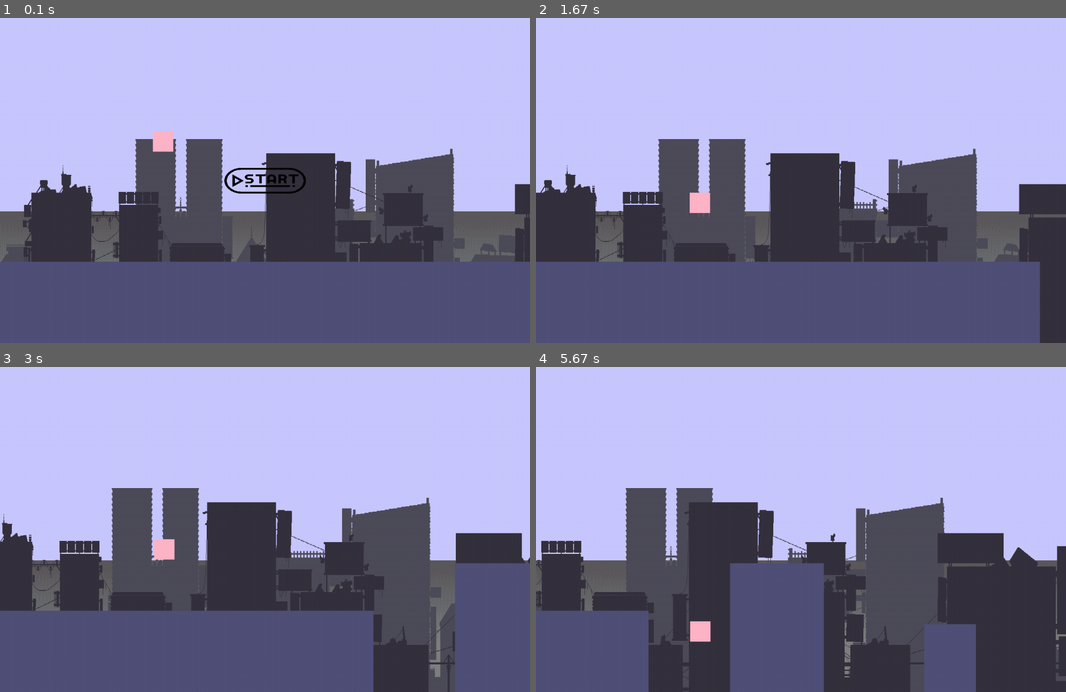
Above: before the commit, frames 1-4 (two rows, left to right).
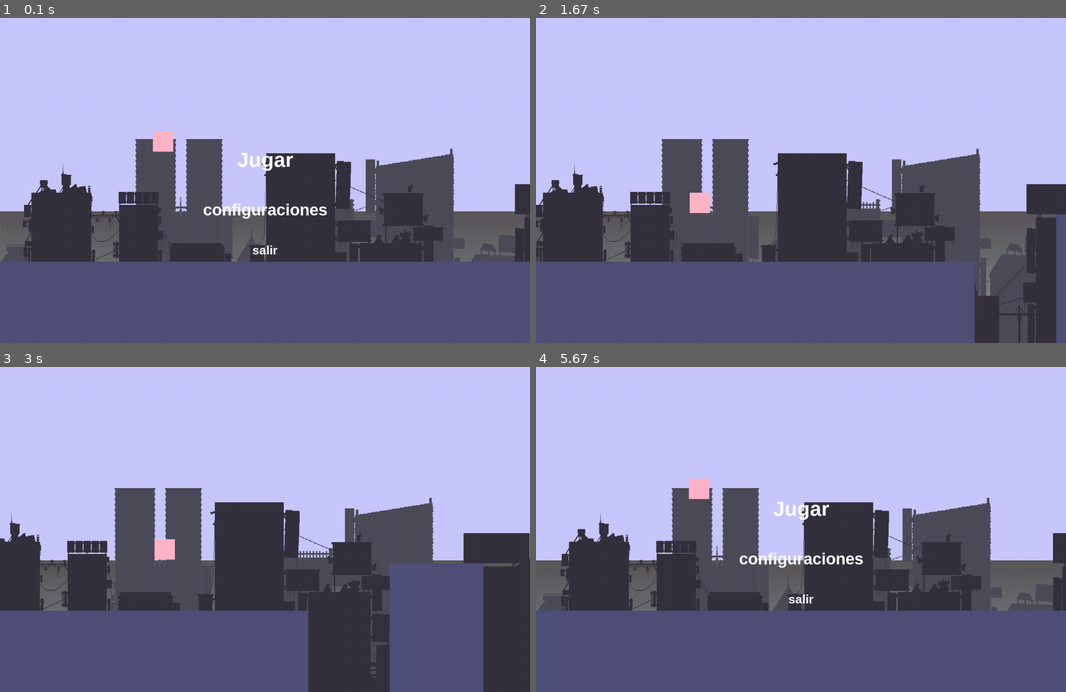
Above: after the commit, the same moments.

Repository: betra0/pygame3
Game: pygame game, started from main.py
Two runs of this game, one before a commit and one after it. Both use one fixed random seed, a clock stepped at 60 frames per second and the inputs below.
Inputs (mouse positions are in pixels of both pictures, inside the frame that each line leads up to):
- Up to frame 1 (0.1 s): no input
- Up to frame 2 (1.67 s): press the mouse at (801, 157) at 0.37 s; move the mouse to (716, 209) at 0.47 s; release the mouse at (636, 258) at 0.6 s; tap Esc at 0.67 s; press the mouse at (801, 200) at 1.03 s; move the mouse to (763, 200) at 1.13 s; release the mouse at (732, 203) at 1.27 s; hold D from 1.33 s (still down); move the mouse to (679, 115) at 1.37 s; tap Space at 1.4 s
- Up to frame 3 (3 s): tap Space at 1.7, 2.23, 2.53, 2.73 s; release D at 1.8 s; hold D 2.17-2.63 s; hold A from 2.67 s (still down)
- Up to frame 4 (5.67 s): tap Space at 3.03, 3.3, 3.6, 4.13, 4.43 s; release A at 3.2 s; hold A 3.23-3.63 s; hold D 4.07-4.7 s

The runs differ from the first frame. In frame 1, 1.2% of the frame differs, in the area x 38-62%, y 41-73%; in frame 2, 8.3%; in frame 3, 15%; in frame 4, 35%, in the area x 0-100%, y 34-100%.

Commit message:
agrege la clase texto1 que permite generar texto de manera eficiente y a las ves usarlo como botones, y mejore layer.py

Diff:
--- a/botones.py
+++ b/botones.py
@@ -2,25 +2,93 @@
 import pygame
 from clasespy import objetopy
 import os
-dir = "sprites/"
 
-class Boton_play(objetopy):
+
+class Botones(objetopy):
+    def __init__(self,  x, y):
+        super().__init__(x, y)
+
+        self.boton_pressed = False
+
+    def initimage(self, dir, nameimage, tamaño):
+        imagen_path = os.path.join(dir, nameimage)  # Unir el directorio con el nombre del archivo
+        self.image = pygame.image.load(imagen_path).convert_alpha()
+        self.image = pygame.transform.scale(self.image, (tamaño*2, tamaño*2))
+
+        #nuevo_ancho = self.image.get_width() * tamaño
+        #nuevo_alto = self.image.get_height() * tamaño
+        #self.image = pygame.transform.smoothscale(self.image, (nuevo_ancho, nuevo_alto))
+
+    def botonpresionado(self):
+        return self.boton_pressed
+    def detectarclik(self):
+        mauscliks = pygame.mouse.get_pressed()  # Obtiene el estado de los botones del ratón
+
+        if mauscliks[0] and self.rect.collidepoint(pygame.mouse.get_pos()):
+            self.boton_pressed = True
+        else:
+            self.boton_pressed = False
+
+
+class Boton_play(Botones):
     def __init__(self,  x, y, tamaño):
         super().__init__(x, y)
-        ancho_p = 4
-        alto_p = 3
-        ancho_p, alto_p = ancho_p* tamaño, alto_p* tamaño
-        imagen_path = os.path.join(dir, "botonplay1.png")  # Unir el directorio con el nombre del archivo
-        self.image = pygame.image.load(imagen_path).convert_alpha()
-        self.image = pygame.transform.scale(self.image, (ancho_p, alto_p))
+        self.initimage("sprites/", "botonplay1.png", tamaño)
         self.initrect()
 
-        self.botonpresionado = False
+    def update(self):
+        self.detectarclik()
+
+class texto1(Botones):
+    def __init__(self,  x, y, tamaño, contenido, color =(255, 255, 255),
+             isboton = False, animacion = False ):
+        super().__init__(x, y)
+        self.isboton = isboton
+        self.animacion = animacion
+
+        self.fondo_transparente = False
+        self.color = color
+        self.tamaño = tamaño
+        self.contenido = contenido
+        self.trasparencia =40
+        self.actualizar_texto(contenido)  # Llama a la función para crear el texto
+
+
+    def actualizar_texto(self, contenido):
+        font = pygame.font.SysFont("Arial", self.tamaño, True, False)
+
+        if self.fondo_transparente:
+            texto_superficie = font.render(contenido, True, self.color)
+            image = pygame.Surface((texto_superficie.get_width(), texto_superficie.get_height()), pygame.SRCALPHA)
+            image.fill((0, 0, 0, self.trasparencia))
+
+            # Superponer la superficie de texto en la parte superior del fondo semitransparente
+            image.blit(texto_superficie, (0, 0))
+        else:
+            image = font.render(contenido, True, self.color)  # Sin fondo transparente
+
+        self.image = image
+        self.initrect()
+
+    def cambiar_fondo_transparente(self, fondo_transparente):
+        self.fondo_transparente = fondo_transparente
+        self.actualizar_texto(self.contenido)  # Actualizar el tex
 
     def update(self):
-        botones_presionados = pygame.mouse.get_pressed()  # Obtiene el estado de los botones del ratón
+        if self.isboton:
+            self.detectarclik()
 
-        if botones_presionados[0] and self.rect.collidepoint(pygame.mouse.get_pos()):
-            self.botonpresionado = True
-        else:
-            self.botonpresionado = False
+            if self.rect.collidepoint(pygame.mouse.get_pos()):
+                self.cambiar_fondo_transparente(True)
+            else:
+                self.cambiar_fondo_transparente(False)
+
+class FondoTransparente(objetopy):
+    def __init__(self, x, y, ancho, alto, transparencia):
+        super().__init__(x, y)
+
+        # Crear una superficie con canal alfa
+        self.image = pygame.Surface((ancho, alto), pygame.SRCALPHA)
+        self.image.fill((0, 0, 0, transparencia))  # Rellena con blanco y la transparencia deseada
+
+        self.initrect()
--- a/game.py
+++ b/game.py
@@ -1,5 +1,5 @@
 import pygame
-from jugador import (Jugador, objetopy)
+from jugador import (Jugador, )
 from pygame.locals import (K_UP, K_DOWN, K_LEFT, K_RIGHT,
             K_ESCAPE, KEYDOWN, QUIT, K_w, K_s, K_d, K_a, K_SPACE)
 from constantes import *
@@ -38,8 +38,7 @@
         self.all.add(self.jugador1)
 
 
-
-        #====init controles externos
+        #====init var controles externos
         self.pressed_space = False
         self.pressed_esc = False
         #======
@@ -64,8 +63,13 @@
             self.update(True)
             self.colisiones()
             self.render()
-            if self.pressed_space:
+
+            if self.pressed_space or self.layers.playpresionado():
                 break
+            if self.layers.salirpresionado():
+                self.run=False
+                self.salir = True
+
             self.limitfps.tick(60)
 
         self.layers.menuoff()
@@ -73,6 +77,7 @@
         return self.salir
 
     def mainrun(self):
+
         while self.run:
             self.event()
             self.agregarplataformas()
@@ -82,19 +87,26 @@
             self.statusobjet()
             self.render()
             if self.pressed_esc:
-                print("hola")
+                print(" ")
                 self.pausa()
 
             self.limitfps.tick(60)
 
     def pausa(self):
-
+        self.layers.pausaon()
         while self.run:
             self.calculardelta()
+            self.update(pausa=True)
             self.event()
             self.render()
-            if self.pressed_esc:
+            if self.pressed_esc or self.layers.continuarpresionado():
                 break
+            if self.layers.salirpresionado():
+                self.run=False
+                self.salir = True
+
+            self.limitfps.tick(30)
+        self.layers.pausaoff()
         pass
 
     def calculardelta(self):
@@ -103,15 +115,14 @@
         self.last_time = current_time  # Actualizar el tiempo del último ciclo
 
 
-    def update(self, inicio = False):
-
-
-        if not inicio:
-            self.plataformas.update()
-            self.jugador1.update()
-        else:
-            self.jugador1.update(True)
-        self.fondo.update(self.delta_time)
+    def update(self, inicio = False, pausa = False):
+        if not pausa:
+            if not inicio:
+                self.plataformas.update()
+                self.jugador1.update()
+            else:
+                self.jugador1.update(True)
+            self.fondo.update(self.delta_time)
         self.layers.update()
 
     def render(self):
--- a/layer.py
+++ b/layer.py
@@ -1,4 +1,4 @@
-from botones import Boton_play
+from botones import (Boton_play, texto1, FondoTransparente)
 import pygame
 from constantes import *
 
@@ -8,7 +8,6 @@
 mientras se ejecuta el main run, como el score"""
 class layers():
     def __init__(self) -> None:
-        self.botones = pygame.sprite.Group()
         self.menulayer = pygame.sprite.Group()
         self.pausalayer = pygame.sprite.Group()
         self.mainrun = pygame.sprite.Group()
@@ -17,12 +16,54 @@
         self.menu = True
         self.main = False
 
+        self.pressed_play = False
+        self.pressed_opciones = False
+        self.pressed_salir = False
+        self.pressed_continuar = False
+
         self.initmenu()
+        self.initpausa()
+
+    def update(self):
+        if self.menu:
+            self.menulayer.update()
+
+            self.pressed_play = self.botonplay.botonpresionado()
+
+            self.pressed_salir = self.botonsalir.botonpresionado()
+
+        if self.pausa:
+            self.pausalayer.update()
+            self.pressed_salir = self.botonsalir2.botonpresionado()
+            self.pressed_continuar = self.botoncontinuar.botonpresionado()
+        if self.main:
+            self.mainrun.update()
+
+    def draw(self, ventana):
+        if self.menu:
+            self.menulayer.draw(ventana)
+        if self.pausa:
+            self.pausalayer.draw(ventana)
+        if self.main:
+            self.mainrun.draw(ventana)
+
+
     def initpausa(self):
-        pass
+        self.backgraund = FondoTransparente(ANCHO/2, ALTO/2, ANCHO, ALTO, 35)
+        self.textopausa = texto1(ANCHO/2, ALTO/4, 80, "Pausa", isboton= False)
+        self.botoncontinuar = texto1(ANCHO/2, ALTO/1.8, 50, "continuar", isboton= True,)
+        self.botonsalir2 = texto1(ANCHO/2, ALTO/1.4, 30, "salir", isboton= True,)
+        self.pausalayer.add(self.backgraund)
+        self.pausalayer.add(self.textopausa)
+        self.pausalayer.add(self.botonsalir2)
+        self.pausalayer.add(self.botoncontinuar)
     def initmenu(self):
-        self.botonplay = Boton_play(ANCHO/2, ALTO/2, 50)
+        self.botonplay = texto1(ANCHO/2, ALTO/2.3, 50, "Jugar", isboton= True,)
+        self.botonoption = texto1(ANCHO/2, ALTO/1.7, 40, "configuraciones", isboton= True,)
+        self.botonsalir = texto1(ANCHO/2, ALTO/1.4, 30, "salir", isboton= True,)
         self.menulayer.add(self.botonplay)
+        self.menulayer.add(self.botonsalir)
+        self.menulayer.add(self.botonoption)
     def initmainrun(self):
         pass
     def pausaon(self):
@@ -36,20 +77,9 @@
         self.main = False
     def menuoff(self):
         self.menu = False
-
-
-    def update(self):
-        if self.menu:
-            self.menulayer.update()
-        if self.pausa:
-            self.pausalayer.update()
-        if self.main:
-            self.mainrun.update()
-        pass
-    def draw(self, ventana):
-        if self.menu:
-            self.menulayer.draw(ventana)
-        if self.pausa:
-            self.pausalayer.draw(ventana)
-        if self.main:
-            self.mainrun.draw(ventana)
+    def playpresionado(self):
+        return self.pressed_play
+    def salirpresionado(self):
+        return self.pressed_salir
+    def continuarpresionado(self):
+        return self.pressed_continuar
--- a/plataformas.py
+++ b/plataformas.py
@@ -9,7 +9,7 @@
         self.image = pygame.Surface((ancho_plataforma, ((ALTO -ytop))))
         self.image.fill((80, 80, 120))
         self.initrect()
-        self.info = "hola que hace dsajkl"
+        self.info = "nonexd"
 
 
 
